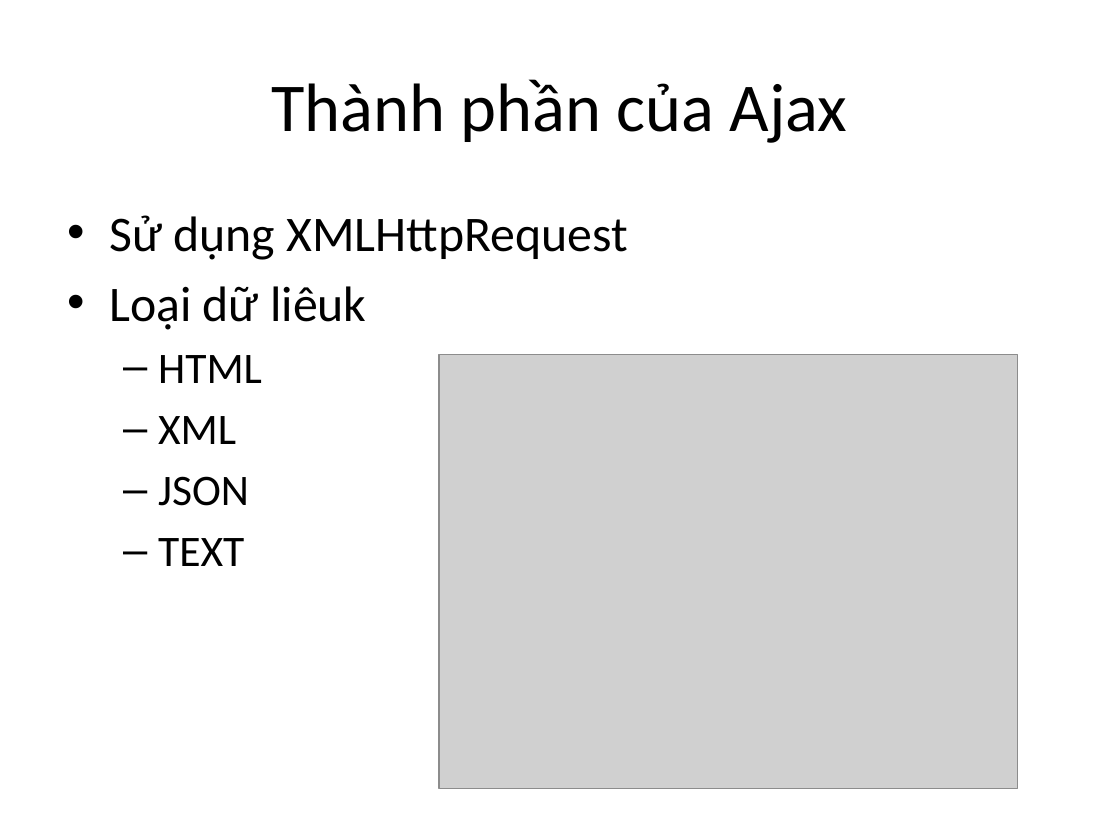
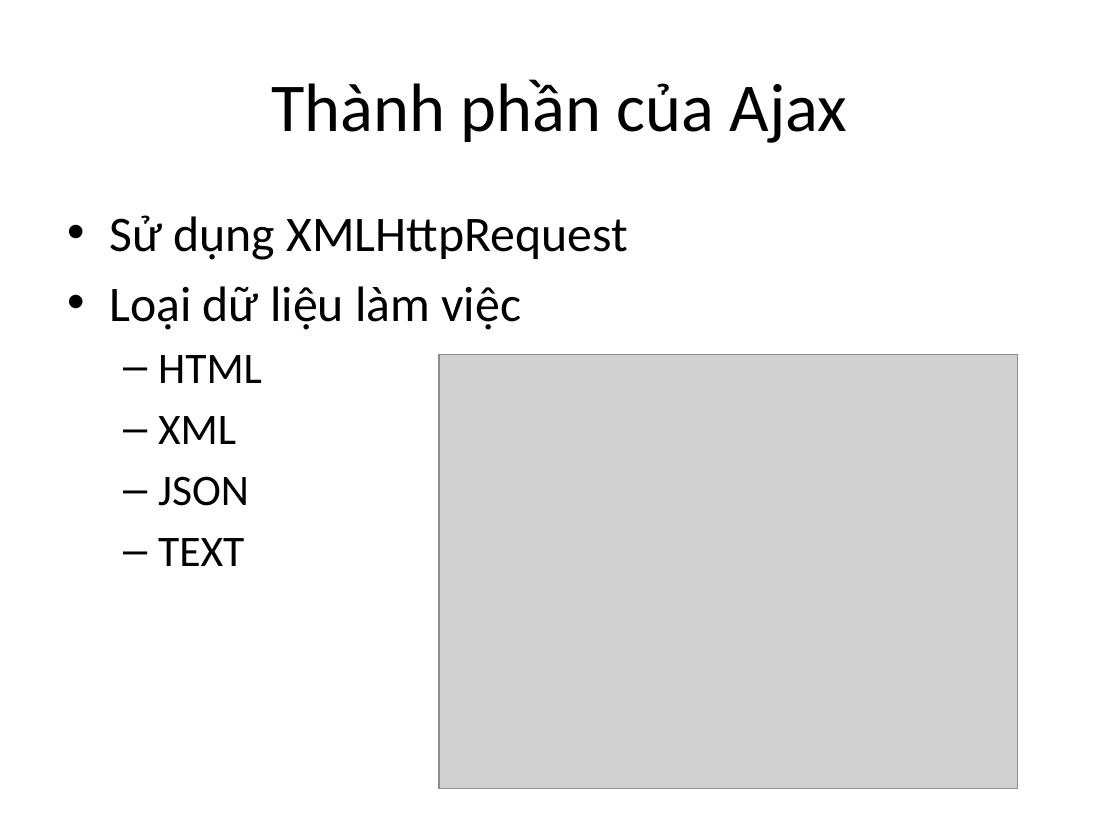
Before and after one commit to phithanh97cs/T3H, a slide deck: slide 4 of 1. Front-end/4. AJAX cơ bản với JS/Ajax.pptx. Drawn at 1120x840 pixels with LibreOffice and Linux fonts; fonts in the diff are those of the drawing; grey boxes stand for pictures. Boxes give left, top, right and bottom in pixels: in the first picture for what was removed or moved away, otherwise in the second. Text is boxed around its words. In the diff, an @@ line names an element or a change of style, - is before the commit and + after.

```diff
--- a/1. Front-end/4. AJAX cơ bản với JS/Ajax.pptx
+++ b/1. Front-end/4. AJAX cơ bản với JS/Ajax.pptx
@@ text at (x1=109, y1=286, x2=521, y2=330): text changed @@
-• Loại dữ liêuk
+• Loại dữ liệu làm việc
```
Also in this commit, not shown: 3 other slides changed.
